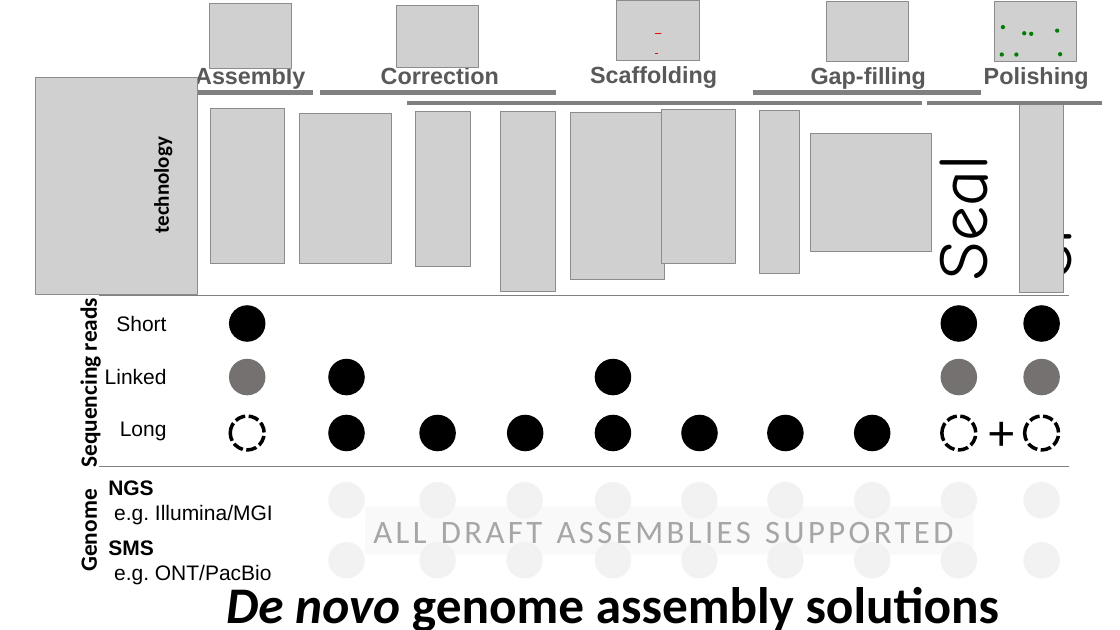
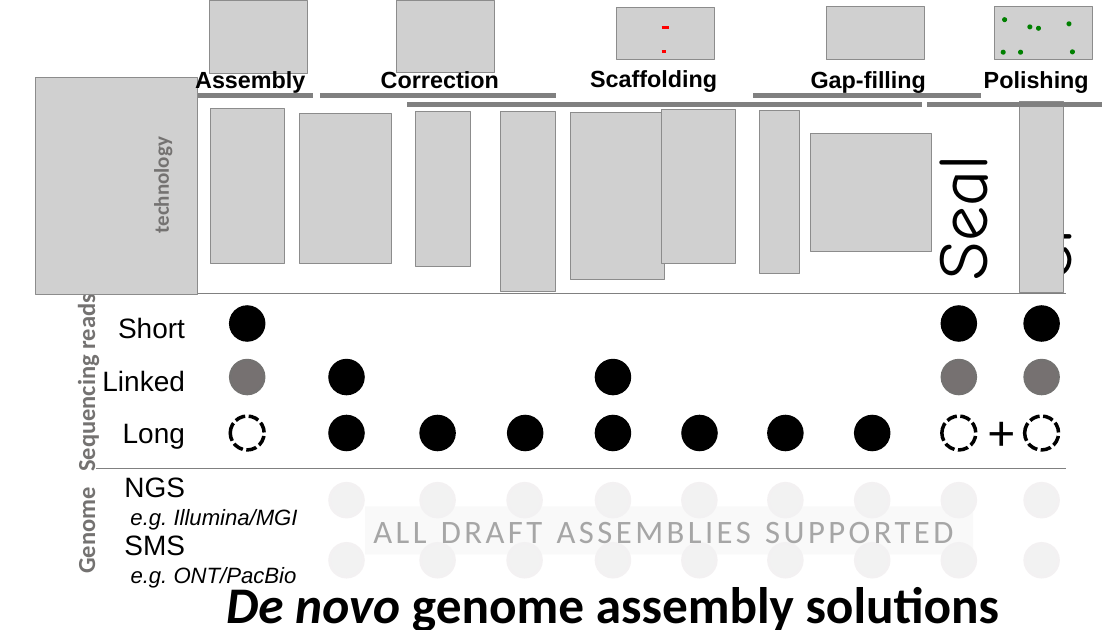
Before and after one commit to bcgsc/btl, a slide deck: slide 1 of wga.ppt. Drawn at 1120x630 pixels with LibreOffice and Linux fonts; fonts in the diff are those of the drawing; grey boxes stand for pictures. Boxes give left, top, right and bottom in pixels: in the first picture for what was removed or moved away, otherwise in the second. Text is boxed around its words. In the diff, an @@ line names an element or a change of style, - is before the commit and + after.

```diff
--- a/wga.ppt
+++ b/wga.ppt
@@ picture: place and size @@
-picture at (209,3,292,68)
+picture at (209,0,308,74)
@@ picture: place and size @@
-picture at (397,5,479,67)
+picture at (397,0,495,73)
@@ picture: place and size @@
-picture at (617,0,699,60)
+picture at (617,8,715,59)
@@ 2 ellipses, 2 lines: place and size @@
-2 ellipses, 2 lines at (655,31,1033,54)
+2 ellipses, 2 lines at (662,24,1041,51)
@@ line (662, 28) - (669, 28): stroke #FF0000 1 pt to #FF0000 2.5 pt @@
@@ picture: place and size @@
-picture at (826,1,908,60)
+picture at (826,6,924,60)
@@ picture: place and size @@
-picture at (995,1,1077,60)
+picture at (995,7,1093,60)
@@ ellipse: place and size @@
-ellipse at (1002,25,1006,29)
+ellipse at (1002,17,1007,22)
@@ ellipse: place and size @@
-ellipse at (1055,29,1060,33)
+ellipse at (1067,21,1072,26)
@@ line (662, 51) - (666, 51): stroke #FF0000 1 pt to #FF0000 2.5 pt @@
@@ ellipse: place and size @@
-ellipse at (1014,52,1018,56)
+ellipse at (1018,50,1023,55)
@@ ellipse: place and size @@
-ellipse at (1059,52,1063,56)
+ellipse at (1070,50,1075,55)
@@ text colour #595959 to #000000 in 5 elements at (195,69,305,93), (381,69,499,89), (590,70,717,92), (811,71,926,93), (984,71,1089,93) @@
@@ 3 lines: place and size @@
-3 lines at (179,92,981,92)
+3 lines at (179,96,981,96)
@@ text "technology" at (149,146,175,231): text colour #000000 to #747271 @@
@@ text removed at (82,264,150,295) @@
-Input
@@ text "Sequencing reads" at (72,299,102,469): size 20 to 21 pt, text colour #000000 to #747271 @@
@@ line moved from (99, 296) - (1070, 296) to (96, 293) - (1066, 293) @@
@@ size 18 to 24 pt in 3 elements at (118,317,185,339), (102,370,184,392), (123,423,185,448) @@
@@ text "Genome" at (72,495,102,572): size 20 to 21 pt, text colour #000000 to #747271 @@
@@ line moved from (99, 466) - (1070, 466) to (96, 469) - (1066, 469) @@
@@ text "NGS": place and size @@
-text "NGS" at (108,480,273,525)
+text "NGS" at (124,477,298,530)
@@ text "NGS" at (124,477,298,530): size 18 to 24 pt, bold off in "NGS"; size 18 to 19 pt, italic on in "e.g. Illumina/MGI" @@
@@ text "SMS": place and size @@
-text "SMS" at (108,540,272,585)
+text "SMS" at (124,535,297,588)
@@ text "SMS" at (124,535,297,588): size 18 to 24 pt, bold off in "SMS"; size 18 to 19 pt, italic on in "e.g. ONT/PacBio" @@
```
Also in this commit, not shown: 2 other files.
